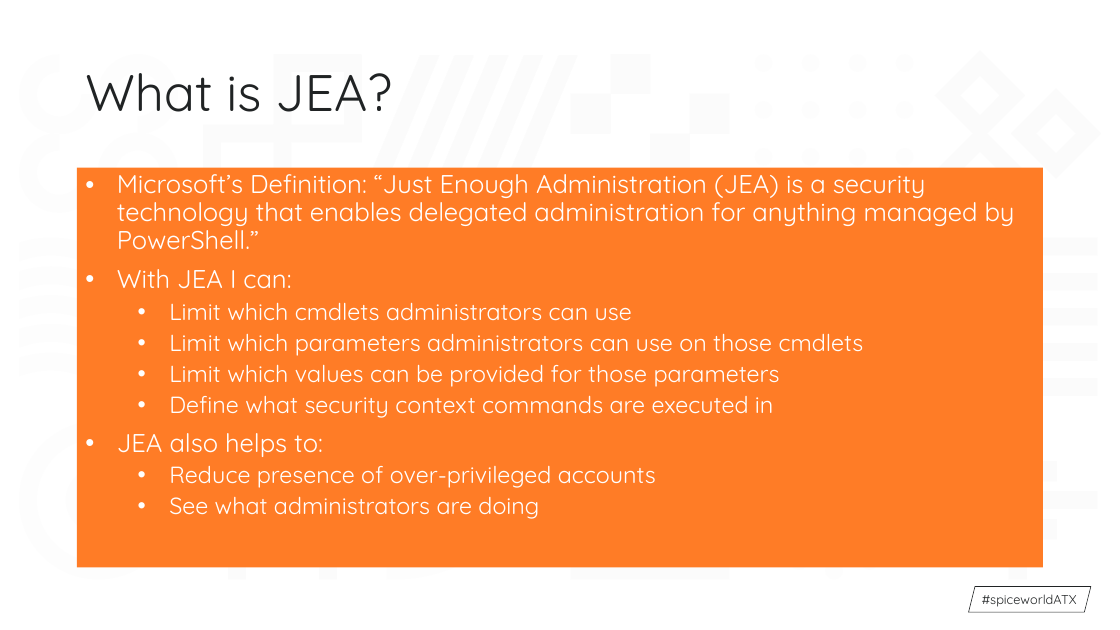
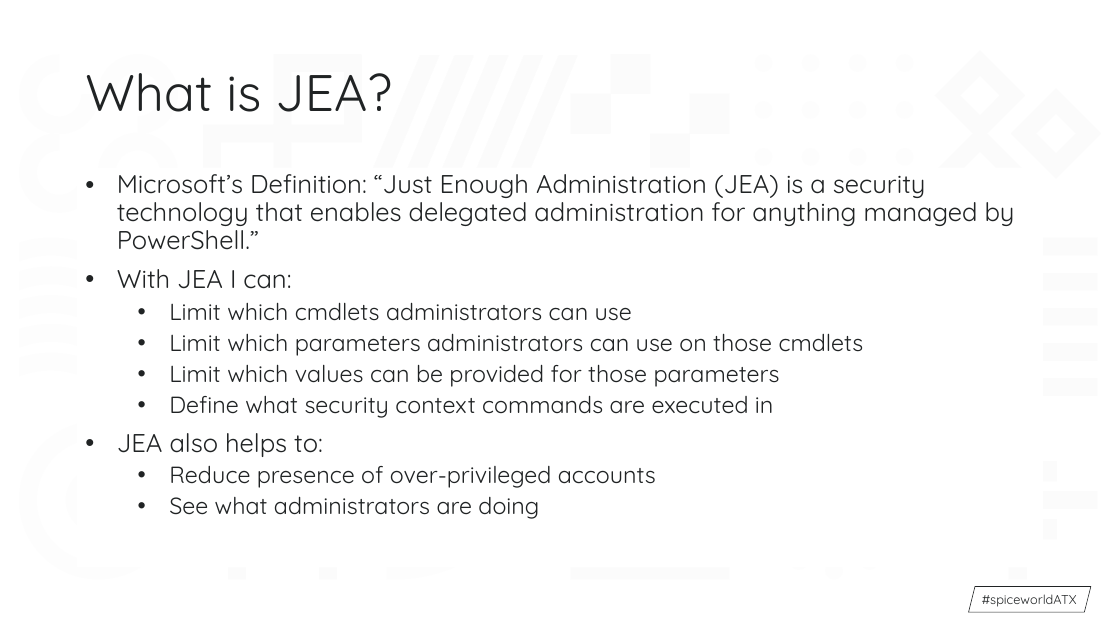
Before and after one commit to nalmiron/Spiceworld2019, a slide deck: slide 5 of JEA/SpiceWorld2019_Just Enough Administration.pptx. Drawn at 1120x630 pixels with LibreOffice and Linux fonts; fonts in the diff are those of the drawing; background and template pictures are left out. Boxes give left, top, right and bottom in pixels: in the first picture for what was removed or moved away, otherwise in the second. Text is boxed around its words. In the diff, an @@ line names an element or a change of style, - is before the commit and + after.

Commit message:
Finished presentation for Security Defense + minor tweaks

```diff
--- a/JEA/SpiceWorld2019_Just Enough Administration.pptx
+++ b/JEA/SpiceWorld2019_Just Enough Administration.pptx
@@ text "Microsoft’s Definition: “Just Enough Administration ...": place and size @@
-text "Microsoft’s Definition: “Just Enough Administration ..." at (77,168,1044,568)
+text "Microsoft’s Definition: “Just Enough Administration ..." at (117,174,1015,519)
@@ text "Microsoft’s Definition: “Just Enough Administration ..." at (117,174,1015,519): text colour #FFFFFF to #202324; fill #FF7C26 to none @@
```
Also in this commit, not shown: 1 other slide changed, 2 other files.
